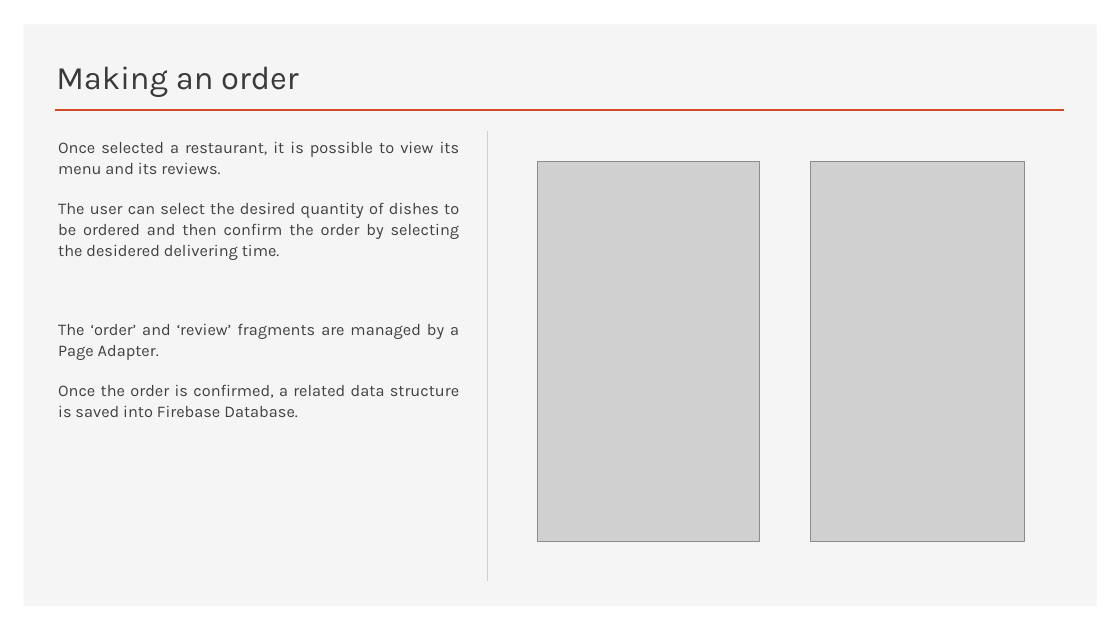
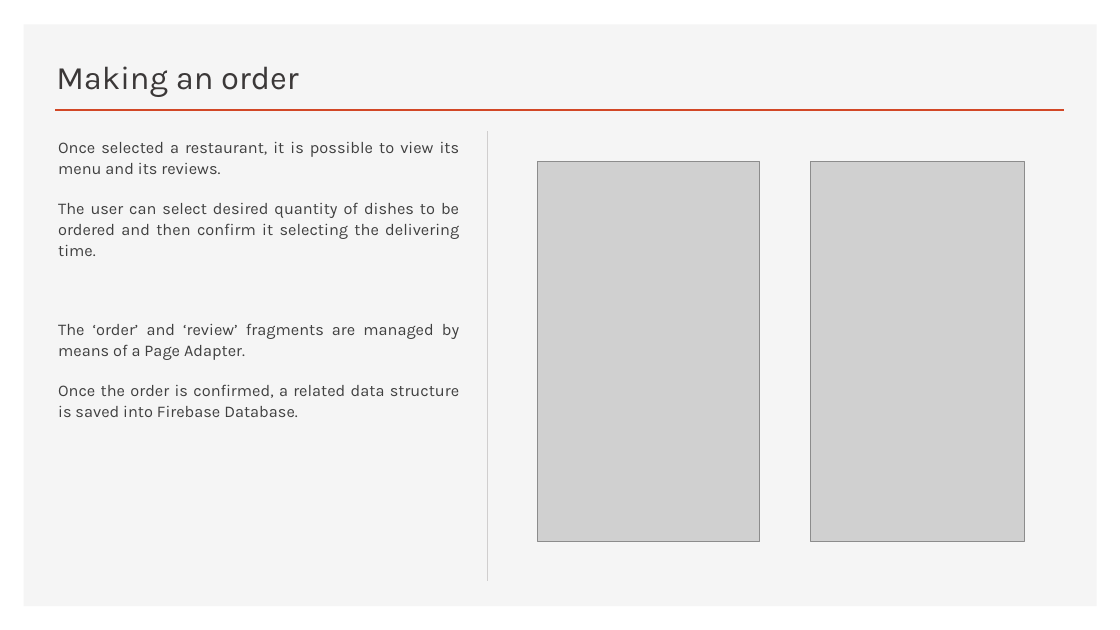
Before and after one commit to androidmaycry/APPetit, a slide deck: slide 4 of APPetit Presentation.pptx. Drawn at 1120x630 pixels with LibreOffice and Linux fonts; fonts in the diff are those of the drawing; grey boxes stand for pictures. Boxes give left, top, right and bottom in pixels: in the first picture for what was removed or moved away, otherwise in the second. Text is boxed around its words. In the diff, an @@ line names an element or a change of style, - is before the commit and + after.

Commit message:
presentation review

```diff
--- a/APPetit Presentation.pptx
+++ b/APPetit Presentation.pptx
@@ text at (x1=58, y1=202, x2=459, y2=360): text changed @@
-The user can select the desired quantity of dishes to be ordered and then confirm the order by selecting the desidered delivering time.
-The ‘order’ and ‘review’ fragments are managed by a Page Adapter.
+The user can select desired quantity of dishes to be ordered and then confirm it selecting the delivering time.
+The ‘order’ and ‘review’ fragments are managed by means of a Page Adapter.
```
Also in this commit, not shown: 8 other slides changed.
